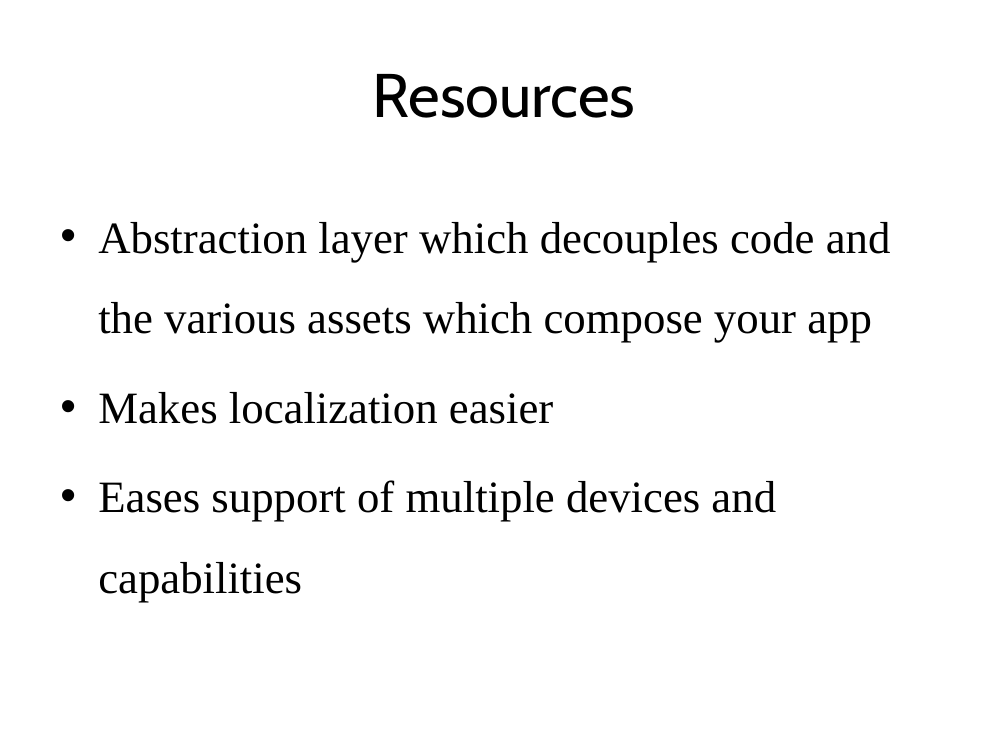
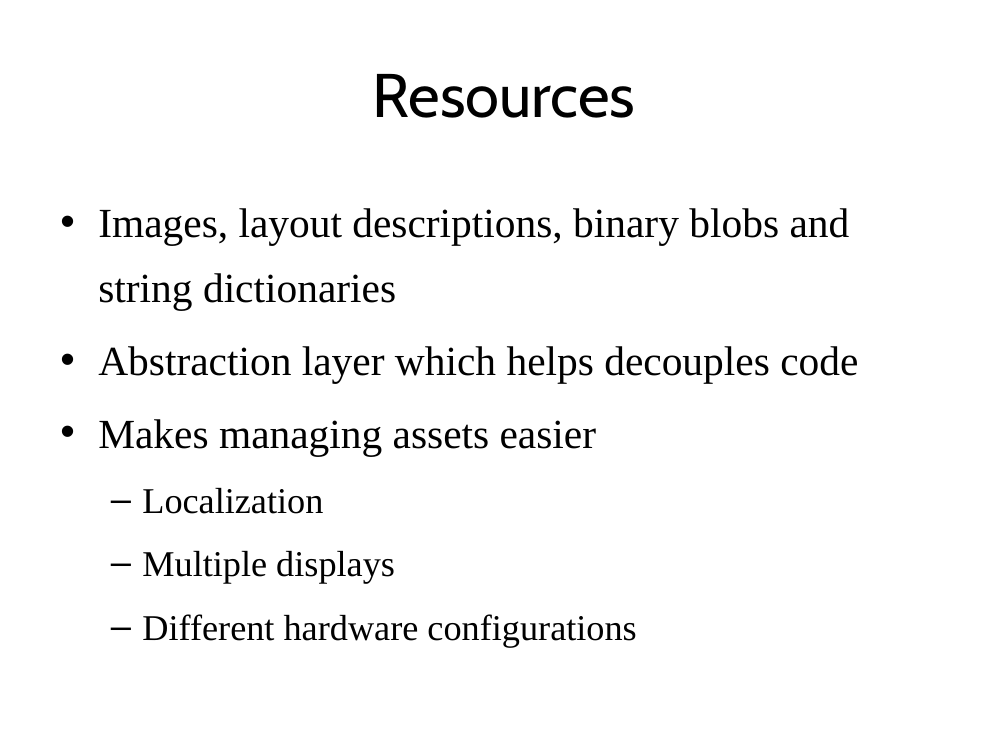
Before and after one commit to kevinmcmahon/MonoDroid101, a slide deck: slide 23 of slides/Monodroid101.pptx (slide 25 before the commit). Drawn at 1008x756 pixels with LibreOffice and Linux fonts; fonts in the diff are those of the drawing; background and template pictures are left out. Boxes give left, top, right and bottom in pixels: in the first picture for what was removed or moved away, otherwise in the second. Text is boxed around its words. In the diff, an @@ line names an element or a change of style, - is before the commit and + after.

Commit message:
Updated slides.

```diff
--- a/slides/Monodroid101.pptx
+++ b/slides/Monodroid101.pptx
@@ text at (x1=98, y1=208, x2=858, y2=647): text changed; size 32 to 29.6 pt @@
-• Abstraction layer which decouples code and the various assets which compose your app
-• Makes localization easier
-• Eases support of multiple devices and capabilities
+• Images, layout descriptions, binary blobs and string dictionaries
+• Abstraction layer which helps decouples code
+• Makes managing assets easier
+  – Localization
+  – Multiple displays
+  – Different hardware configurations
```
Also in this commit, not shown: 7 other slides changed, 2 slides removed, 1 other file.
